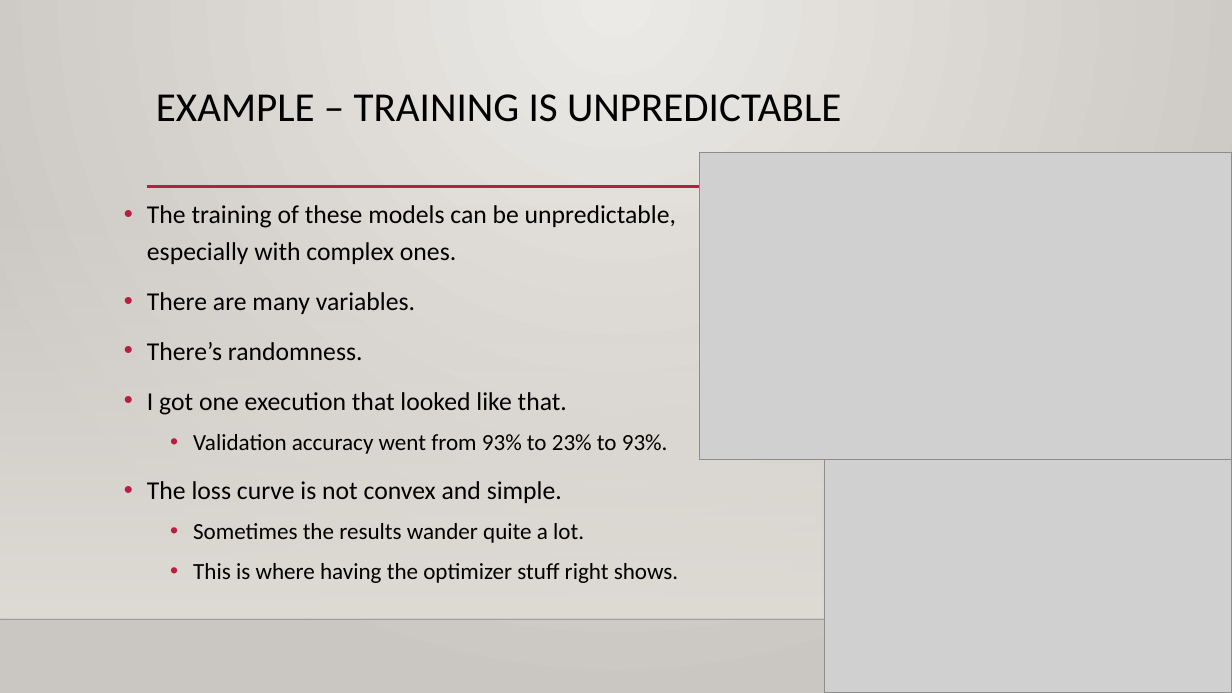
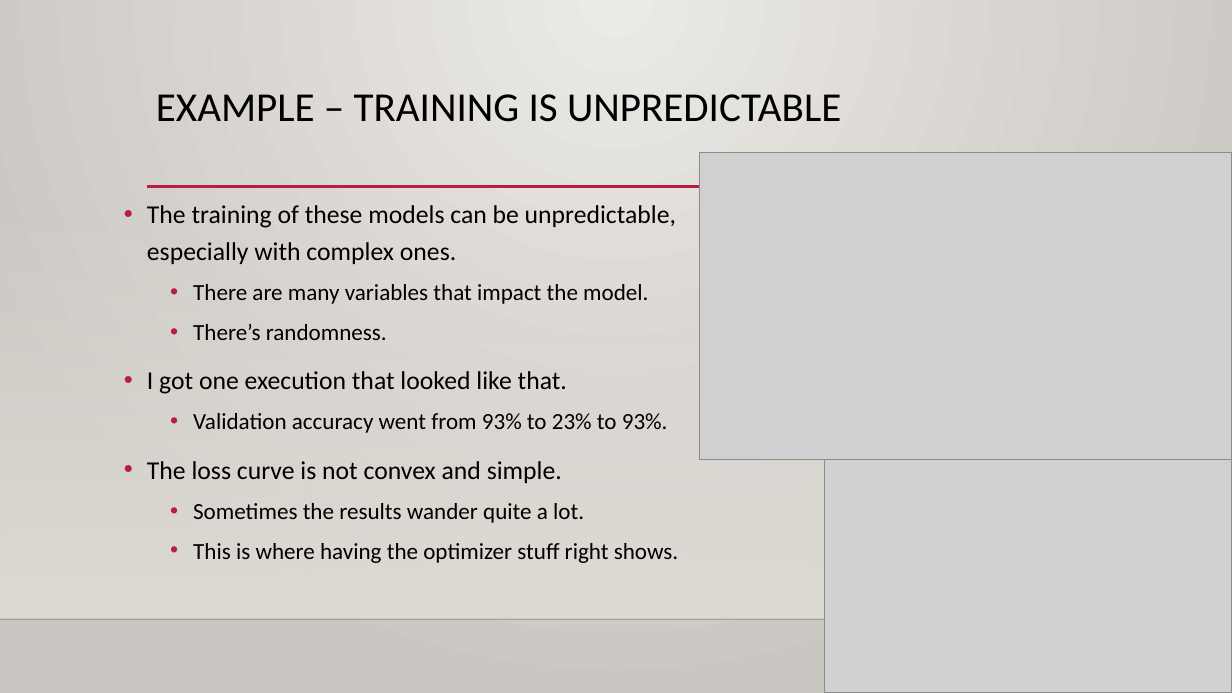
Before and after one commit to AkeemSemperDataScience/Intro_to_Machine_Learning_Students, a slide deck: slide 38 of reference_content/Slides/tensorflow_optimization.pptx (slide 37 before the commit). Drawn at 1232x693 pixels with LibreOffice and Linux fonts; fonts in the diff are those of the drawing; grey boxes stand for pictures; background and template pictures are left out. Boxes give left, top, right and bottom in pixels: in the first picture for what was removed or moved away, otherwise in the second. Text is boxed around its words. In the diff, an @@ line names an element or a change of style, - is before the commit and + after.

```diff
--- a/reference_content/Slides/tensorflow_optimization.pptx
+++ b/reference_content/Slides/tensorflow_optimization.pptx
@@ text at <box>193,284,648,304</box>: text changed; size 20 to 18 pt @@
-• There are many variables.
+  • There are many variables that impact the model.
@@ text at <box>193,324,387,340</box>: size 20 to 18 pt in "There’s randomness."; list level 1 to 2 in "There’s randomness." @@
```
Also in this commit, not shown: 1 other slide changed, 1 slide added, 6 other files.
